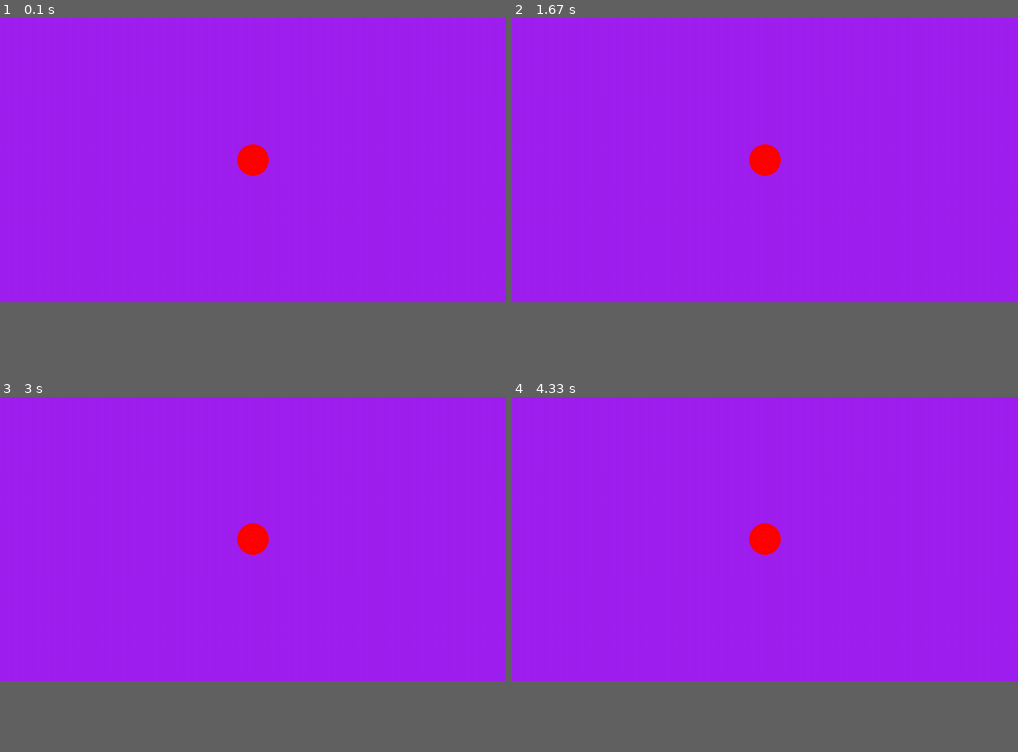
Above: before the commit, frames 1-4 (two rows, left to right).
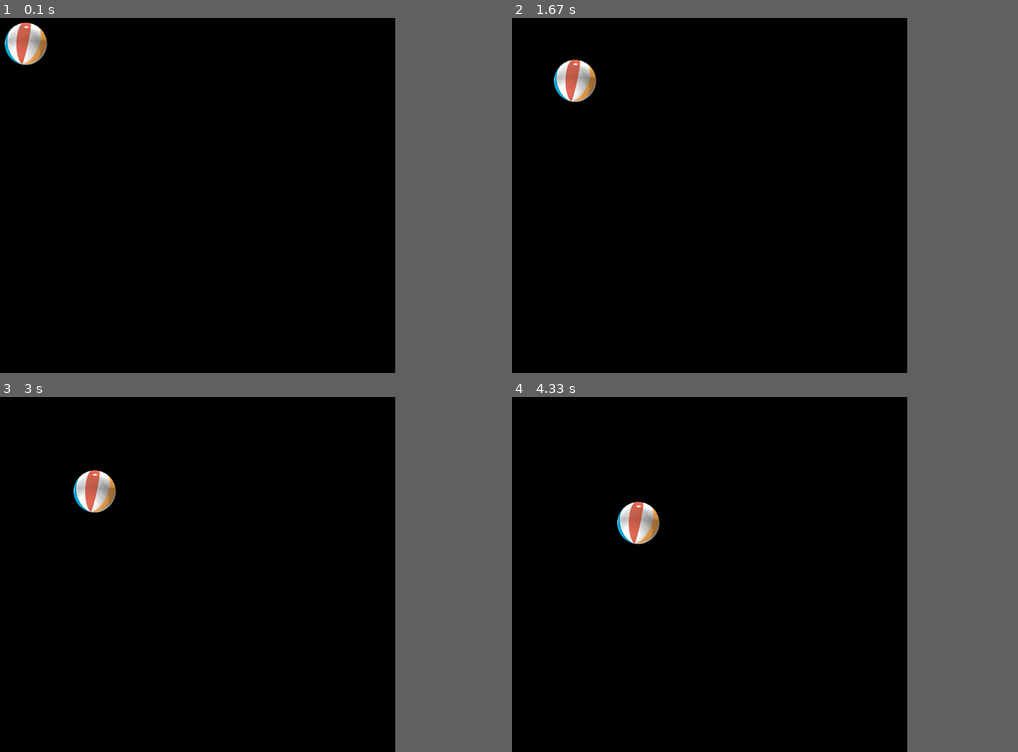
Above: after the commit, the same moments.

Repository: zotyag/Pygame
Game: pygame game, started from 1Pygame.py
The game is run twice, just before and just after one commit, with the same random seed, the same clock (stepped at 60 frames per second) and the same inputs.
Inputs:
- Up to frame 1 (0.1 s): no input
- Up to frame 2 (1.67 s): no input
- Up to frame 3 (3 s): no input
- Up to frame 4 (4.33 s): no input
In our replay, the window is 900x506 before the commit and 703x632 after it. These sizes can differ from the game's own. Grey fills any space a smaller window leaves; there, only what the larger window draws over its background counts as a difference.

The runs differ from the first frame. In frame 1, 63% of the frame differs, in the area x 0-79%, y 0-81%; in frame 2, 63%; in frame 3, 63%; in frame 4, 63%.

Commit message:
Started a turtle betting game

Diff:
--- a/1Pygame.py
+++ b/1Pygame.py
@@ -1,43 +1,25 @@
-# Example file showing a circle moving on screen
-import pygame
+import sys, pygame
+pygame.init()
 
-# pygame setup
-pygame.init()
-screen = pygame.display.set_mode((1280, 720))
-clock = pygame.time.Clock()
-running = True
-dt = 0
+size = width, height = 1000, 900
+speed = [1,1]
+black = 0, 0, 0
 
-player_pos = pygame.Vector2(screen.get_width() / 2, screen.get_height() / 2)
+screen = pygame.display.set_mode(size)
 
-while running:
-    # poll for events
-    # pygame.QUIT event means the user clicked X to close your window
+ball = pygame.image.load("intro_ball.gif")
+ballrect = ball.get_rect()
+
+while True:
     for event in pygame.event.get():
-        if event.type == pygame.QUIT:
-            running = False
+        if event.type == pygame.QUIT: sys.exit()
 
-    # fill the screen with a color to wipe away anything from last frame
-    screen.fill("purple")
+    ballrect = ballrect.move(speed)
+    if ballrect.left < 0 or ballrect.right > width:
+        speed[0] = -speed[0]
+    if ballrect.top < 0 or ballrect.bottom > height:
+        speed[1] = -speed[1]
 
-    pygame.draw.circle(screen, "red", player_pos, 40)
-
-    keys = pygame.key.get_pressed()
-    if keys[pygame.K_w]:
-        player_pos.y -= 300 * dt
-    if keys[pygame.K_s]:
-        player_pos.y += 300 * dt
-    if keys[pygame.K_a]:
-        player_pos.x -= 300 * dt
-    if keys[pygame.K_d]:
-        player_pos.x += 300 * dt
-
-    # flip() the display to put your work on screen
+    screen.fill(black)
+    screen.blit(ball, ballrect)
     pygame.display.flip()
-
-    # limits FPS to 60
-    # dt is delta time in seconds since last frame, used for framerate-
-    # independent physics.
-    dt = clock.tick(60) / 1000
-
-pygame.quit()
--- /dev/null
+++ b/2Pygame.py
@@ -0,0 +1,32 @@
+import pygame, sys
+
+class GameObject:
+    def __init__(self, image, height, speed):
+        self.speed = speed
+        self.image = image
+        self.pos = image.get_rect().move(0, height)
+    def move(self):
+        self.pos = self.pos.move(self.speed, 0)
+        if self.pos.right > 600:
+            self.pos.left = 0
+
+screen = pygame.display.set_mode((640, 480))
+clock = pygame.time.Clock()            #get a pygame clock object
+player = pygame.image.load('intro_ball.gif').convert()
+background = 0,0,0#pygame.image.load('background.bmp').convert()
+screen.fill(background)
+objects = []
+for x in range(10):                    #create 10 objects</i>
+    o = GameObject(player, x*40, x)
+    objects.append(o)
+while True:
+    for event in pygame.event.get():
+        if event.type == pygame.QUIT:
+            sys.exit()
+    for o in objects:
+        screen.fill(background)
+    for o in objects:
+        o.move()
+        screen.blit(o.image, o.pos)
+    pygame.display.update()
+    clock.tick(60)
--- /dev/null
+++ b/3Pygame.py
@@ -0,0 +1,42 @@
+import pygame as pg, sys, random
+pg.init()
+
+class Turtle(pg.sprite.Sprite):
+
+    def __init__(self,image):
+        pg.sprite.Sprite.__init__(self)
+        self.image=pg.image.load(image)
+        self.rect=self.image.get_rect()
+        self.speed=3
+        self.started=False
+        self.finished=False
+        self._counter=0
+
+    def update(self):
+        self._counter+=1
+        if self._counter==60:
+            r=random.randint(1,5)
+            self.speed=r
+            print(r)
+            self._counter=0
+        newpos=self.rect.move(self.speed,0)
+        self.rect=newpos
+
+
+screen=pg.display.set_mode((1000,700))
+clock=pg.time.Clock()
+
+wt=Turtle("TurtWh.png")
+
+while True:
+    for event in pg.event.get():
+        if event.type==pg.QUIT:
+            pg.quit()
+            sys.exit()
+    wt.update()
+    screen.fill((0,0,0))
+    screen.blit(wt.image,wt.rect)
+    pg.display.update()
+
+
+    clock.tick(60)
--- /dev/null
+++ b/TurtleBet.py
@@ -0,0 +1,29 @@
+import pygame, sys
+pygame.init()
+
+SIZE=(1000, 700)
+screen=pygame.display.set_mode(SIZE)
+clock=pygame.time.Clock()
+
+
+
+
+
+while True:
+    for keys in pygame.event.get():
+        if keys.type==pygame.QUIT:
+            pygame.quit()
+            sys.exit()
+    keys=pygame.key.get_pressed()
+    if keys[pygame.K]
+
+
+
+
+
+
+
+
+
+    pygame.display.update()
+    clock.tick(60)
Binary file added: TurtWh.png
Binary file added: intro_ball.gif
Not shown, added: TurtWh.aseprite
